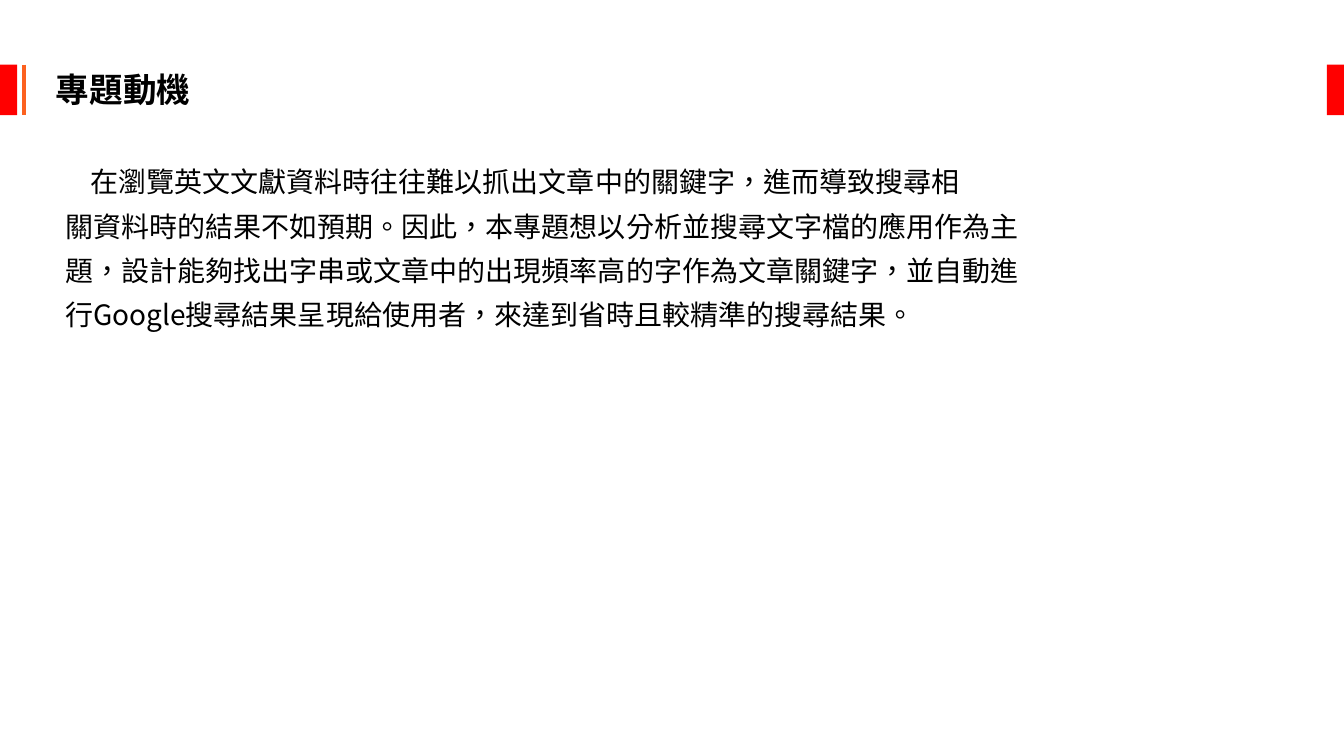
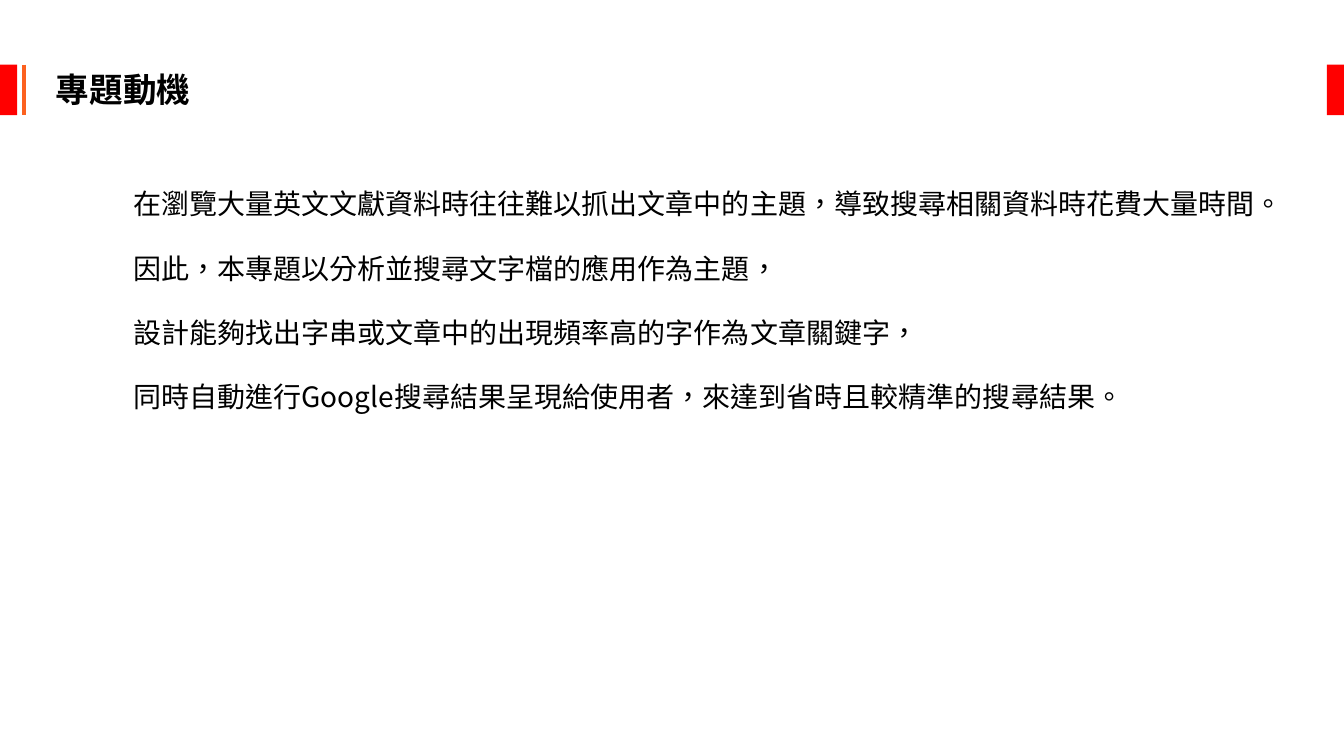
Before and after one commit to jameschun0958/Unix_FianlProject, a slide deck: slide 4 of Unix期末報告.pptx. Drawn at 1344x756 pixels with LibreOffice and Linux fonts; fonts in the diff are those of the drawing. Boxes give left, top, right and bottom in pixels: in the first picture for what was removed or moved away, otherwise in the second. Text is boxed around its words. In the diff, an @@ line names an element or a change of style, - is before the commit and + after.

Commit message:
update ppt

```diff
--- a/Unix期末報告.pptx
+++ b/Unix期末報告.pptx
@@ text at (x1=133, y1=190, x2=1283, y2=414): text changed @@
-在瀏覽英文文獻資料時往往難以抓出文章中的關鍵字，進而導致搜尋相
-關資料時的結果不如預期。因此，本專題想以分析並搜尋文字檔的應用作為主
-題，設計能夠找出字串或文章中的出現頻率高的字作為文章關鍵字，並自動進
-行Google搜尋結果呈現給使用者，來達到省時且較精準的搜尋結果。
+在瀏覽大量英文文獻資料時往往難以抓出文章中的主題，導致搜尋相關資料時花費大量時間。
+因此，本專題以分析並搜尋文字檔的應用作為主題，
+設計能夠找出字串或文章中的出現頻率高的字作為文章關鍵字，
+同時自動進行Google搜尋結果呈現給使用者，來達到省時且較精準的搜尋結果。
```
Also in this commit, not shown: 7 other slides changed.
